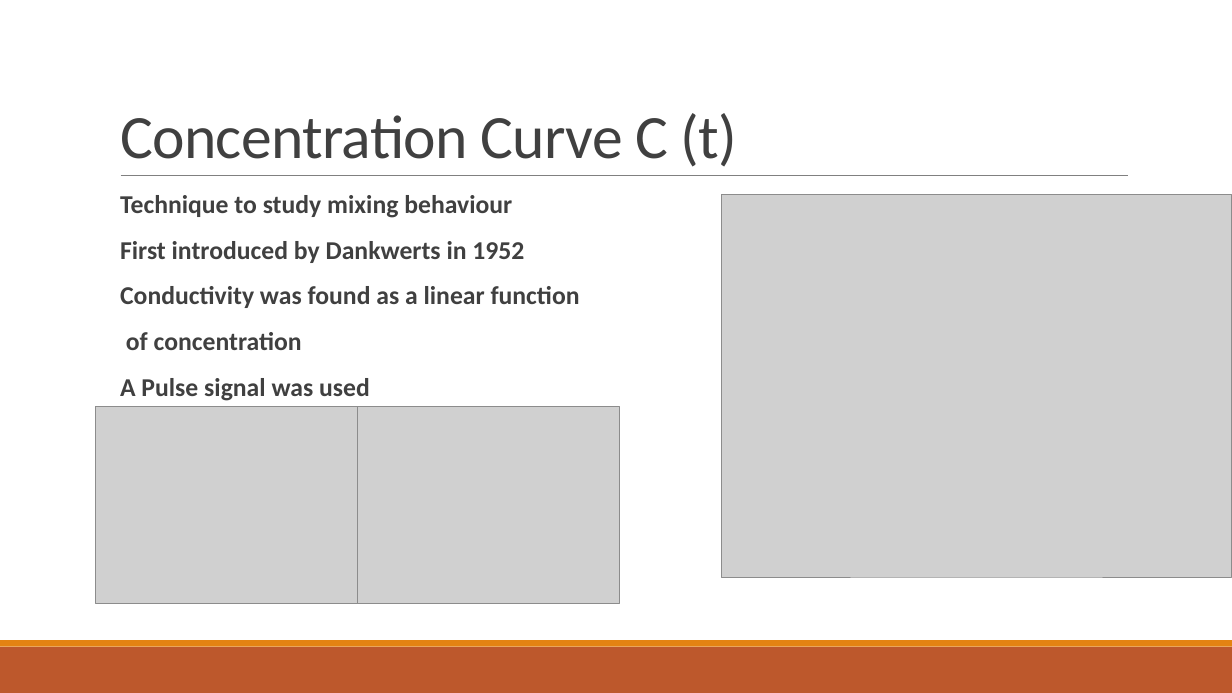
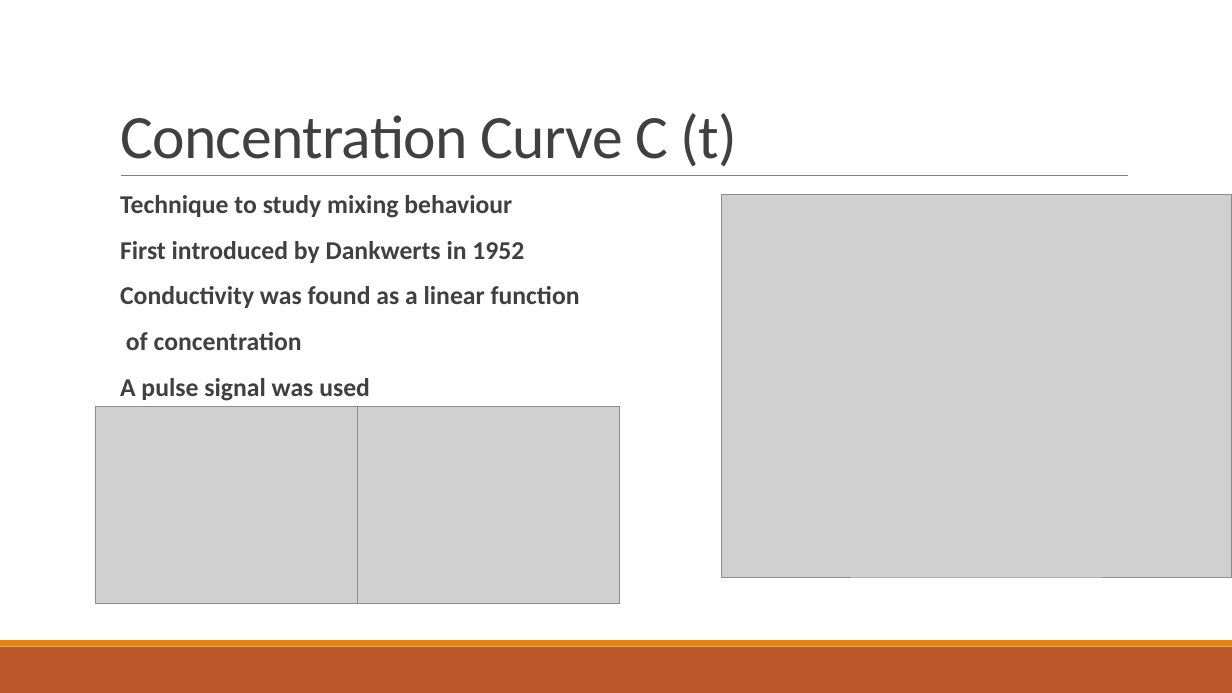
Before and after one commit to mark-edney/Thesis-Matlab, a slide deck: slide 8 of Thesis defense.pptx. Drawn at 1232x693 pixels with LibreOffice and Linux fonts; fonts in the diff are those of the drawing; grey boxes stand for pictures. Boxes give left, top, right and bottom in pixels: in the first picture for what was removed or moved away, otherwise in the second. Text is boxed around its words. In the diff, an @@ line names an element or a change of style, - is before the commit and + after.

```diff
--- a/Thesis defense.pptx
+++ b/Thesis defense.pptx
@@ text at box(120, 378, 370, 401): text changed @@
-  A Pulse signal was used
+  A pulse signal was used
```
Also in this commit, not shown: 10 other slides changed.
